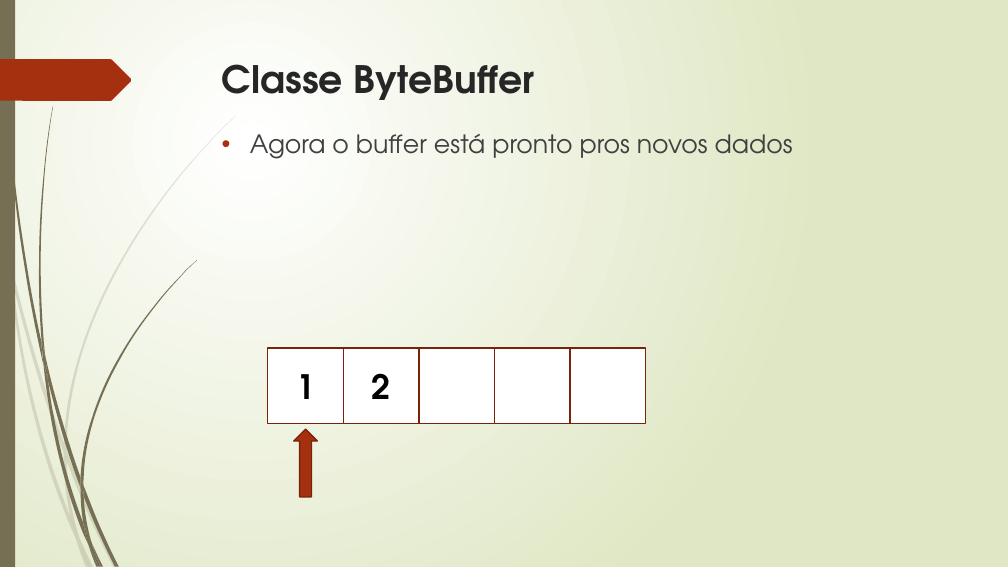
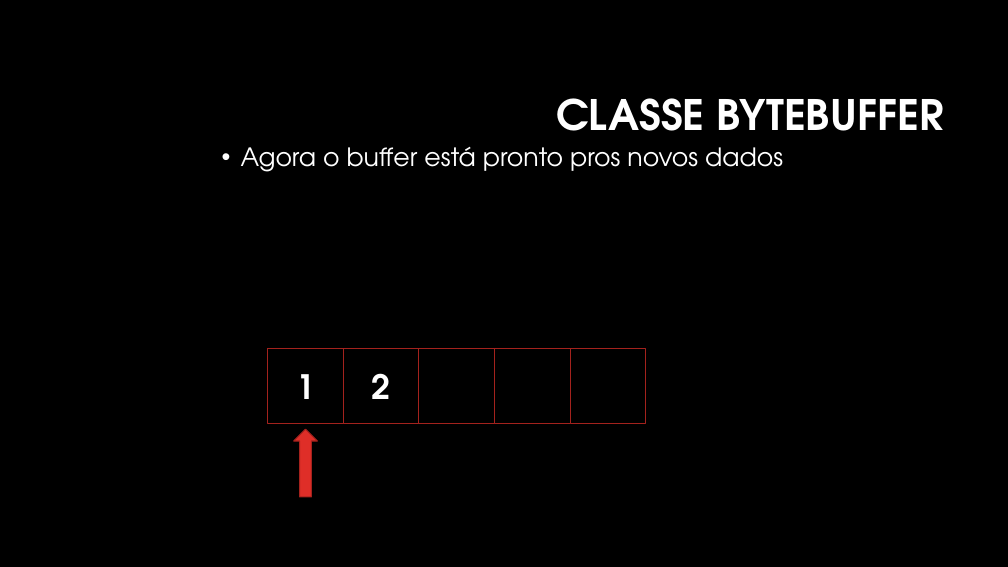
Before and after one commit to manoelcampos/sistemas-distribuidos, a slide deck: slide 15 of projects/03-non-blocking-chat-socketchannel-nio2/chat-non-blocking.pptx. Drawn at 1008x567 pixels with LibreOffice and Linux fonts; fonts in the diff are those of the drawing; background and template pictures are left out. Boxes give left, top, right and bottom in pixels: in the first picture for what was removed or moved away, otherwise in the second. Text is boxed around its words. In the diff, an @@ line names an element or a change of style, - is before the commit and + after.

```diff
--- a/projects/03-non-blocking-chat-socketchannel-nio2/chat-non-blocking.pptx
+++ b/projects/03-non-blocking-chat-socketchannel-nio2/chat-non-blocking.pptx
@@ background gradient #FFFFFF to #DFE8C4 to #000000 @@
@@ rectangle removed at (x1=0, y1=0, x2=15, y2=567) @@
@@ freeform shape removed at (x1=0, y1=59, x2=132, y2=101) @@
@@ title "CLASSE BYTEBUFFER" at (x1=556, y1=98, x2=943, y2=131): vertical alignment top to middle @@
@@ title at (x1=556, y1=98, x2=943, y2=131): text changed; size 36 to 40 pt; text colour #262626 to #FFFFFF @@
-Classe ByteBuffer
+CLASSE BYTEBUFFER
@@ text "Agora o buffer está pronto ..." moved from (x1=250, y1=134, x2=793, y2=159) to (x1=241, y1=147, x2=783, y2=172) @@
@@ text "Agora o buffer está pronto ..." at (x1=241, y1=147, x2=783, y2=172): text colour #404040 to #FFFFFF; indent changed; line spacing 1 to 0.9 @@
@@ rectangle "1" at (x1=268, y1=348, x2=343, y2=423): text colour #000000 to #FFFFFF; fill #FFFFFF to #000000; outline #7A240C 1.25 pt to #A5221E 1 pt @@
@@ rectangle "2" at (x1=343, y1=348, x2=419, y2=423): text colour #000000 to #FFFFFF; fill #FFFFFF to #000000; outline #7A240C 1.25 pt to #A5221E 1 pt @@
@@ fill #FFFFFF to #000000; outline #7A240C 1.25 pt to #A5221E 1 pt in 3 elements at (x1=419, y1=348, x2=495, y2=423), (x1=495, y1=348, x2=570, y2=423), (x1=570, y1=348, x2=646, y2=423) @@
@@ right arrow at (x1=294, y1=429, x2=317, y2=497): fill #A53010 to #DF2E28; outline #7A240C 1.25 pt to #A5221E 1 pt @@
@@ group removed at (x1=0, y1=116, x2=236, y2=567): 10 freeform shapes @@
@@ group removed at (x1=2, y1=0, x2=197, y2=567): 12 freeform shapes @@
```
Also in this commit, not shown: 14 other slides changed, 2 other files.
